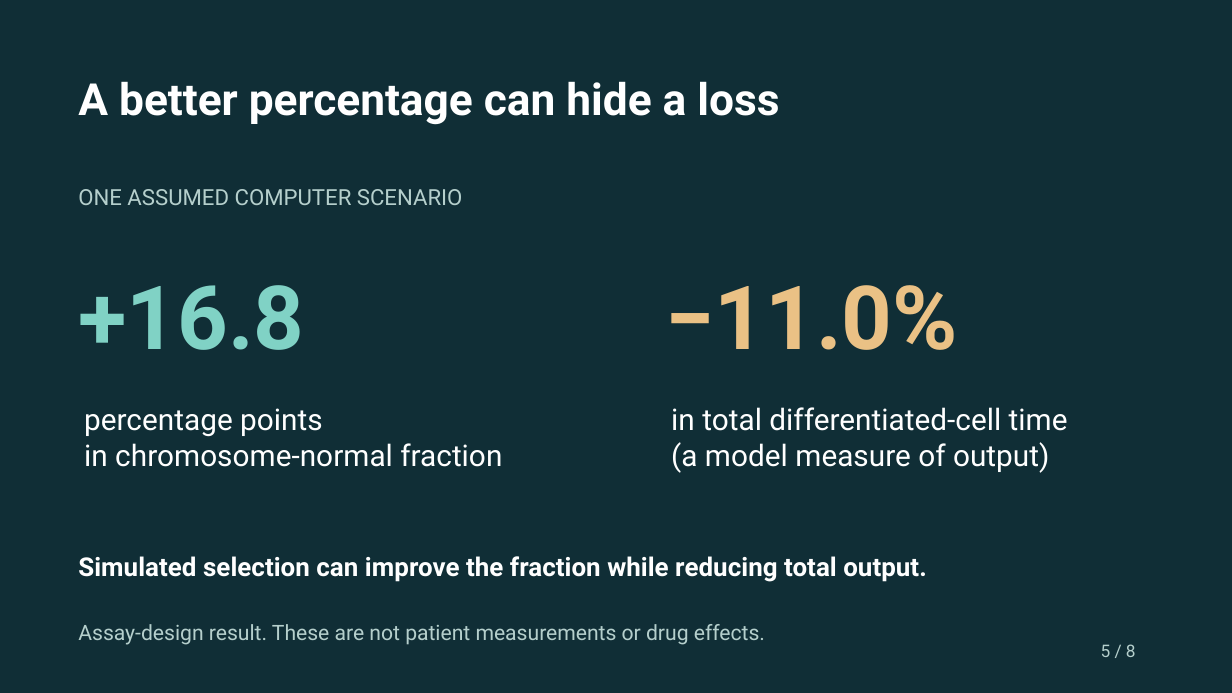
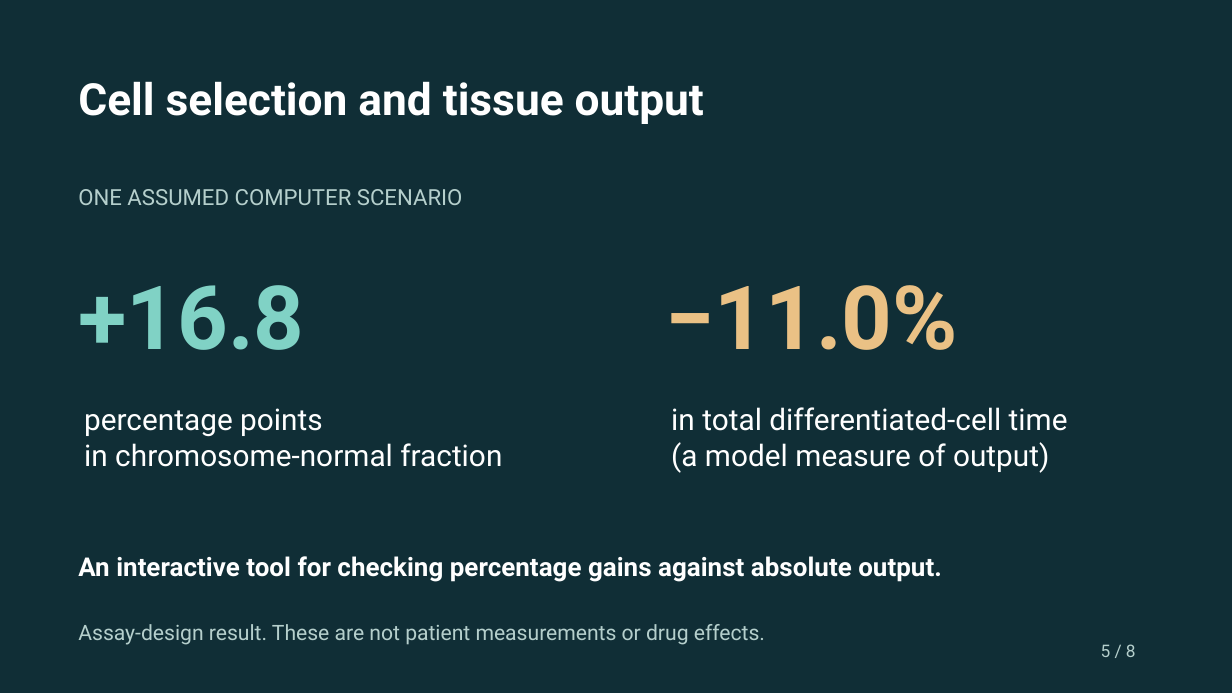
Before and after one commit to EternaPeptix/mva-hackathon, a slide deck: slide 5 of reports/media/jeweled_track2_slides.pptx. Drawn at 1232x693 pixels with LibreOffice and Linux fonts; fonts in the diff are those of the drawing. Boxes give left, top, right and bottom in pixels: in the first picture for what was removed or moved away, otherwise in the second. Text is boxed around its words. In the diff, an @@ line names an element or a change of style, - is before the commit and + after.

```diff
--- a/reports/media/jeweled_track2_slides.pptx
+++ b/reports/media/jeweled_track2_slides.pptx
@@ text at (78, 81, 704, 124): text changed @@
-A better percentage can hide a loss
+Cell selection and tissue output
@@ text at (78, 556, 942, 582): text changed @@
-Simulated selection can improve the fraction while reducing total output.
+An interactive tool for checking percentage gains against absolute output.
```
Also in this commit, not shown: 4 other slides changed, 38 other files.
